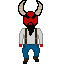
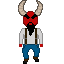
Before/after of a 64x64 layered artwork. What changed in the layer stack:
added layer "Layer 4" above "Layer 2" over [18, 0, 43, 26]
